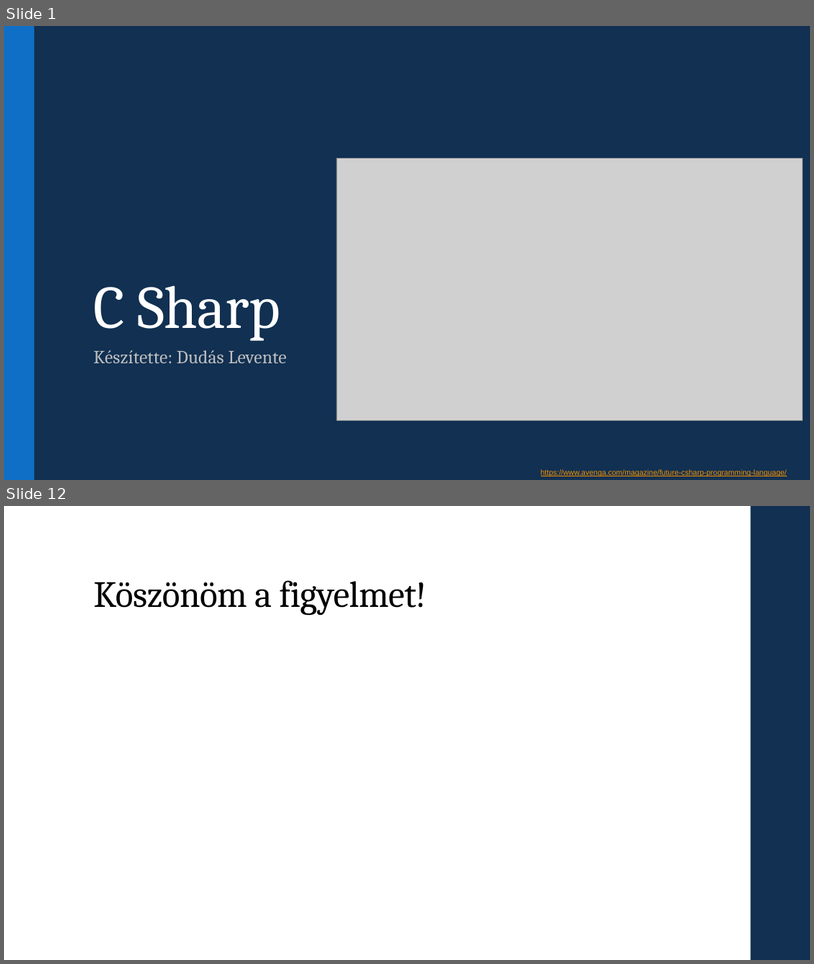
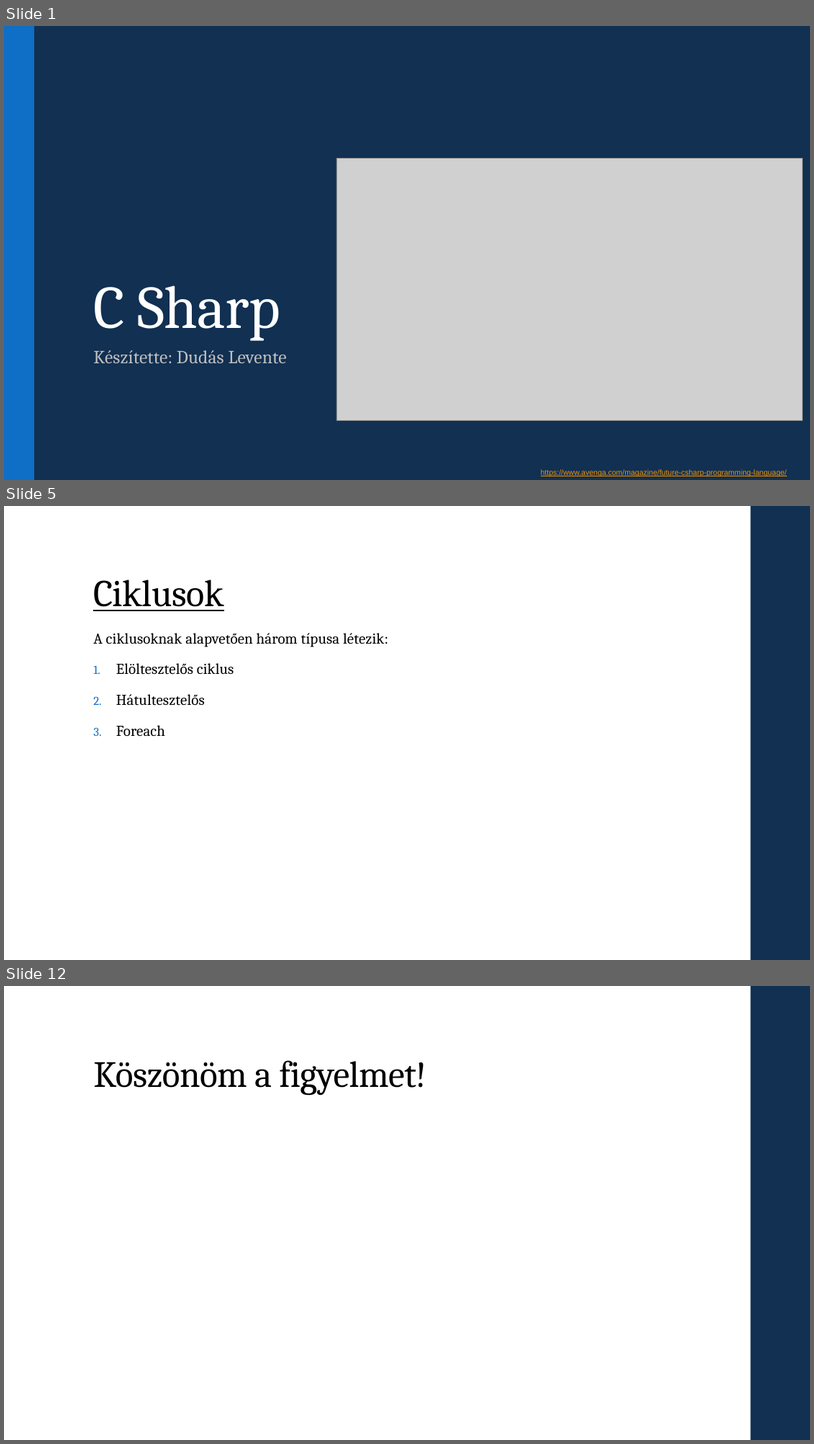
Before and after one commit to dudaslevente/Paprika, a slide deck: Beadandó.pptx. Shown one above the other, each under a label of ours: slides 1 and 12 before the commit, slides 1, 5 and 12 after it; the slides between them are not shown. The pictures are 814x964 and 814x1444 pixels, drawn with LibreOffice and Linux fonts; fonts in the diff are those of the drawing; grey boxes stand for pictures. Boxes give left, top, right and bottom in pixels: in the first picture for what was removed or moved away, otherwise in the second. Text is boxed around its words. In the diff, an @@ line names an element or a change of style, - is before the commit and + after.

```diff
--- a/Beadandó.pptx
+++ b/Beadandó.pptx
@@ slide 5 added at box(4, 506, 810, 960), background #FFFFFF; not listed: 1 template element that a slide beside it also shows @@
@@ title added at box(93, 579, 224, 611), 45 pt, text #000000, underline @@
+Ciklusok
@@ text added at box(93, 633, 388, 736), 18 pt, text #000000 @@
+A ciklusoknak alapvetően három típusa létezik:
+1. Elöltesztelős ciklus
+2. Hátultesztelős
+3. Foreach
```
Also in this commit, not shown: 2 slides changed, 3 other slides added, 3 slides removed.
